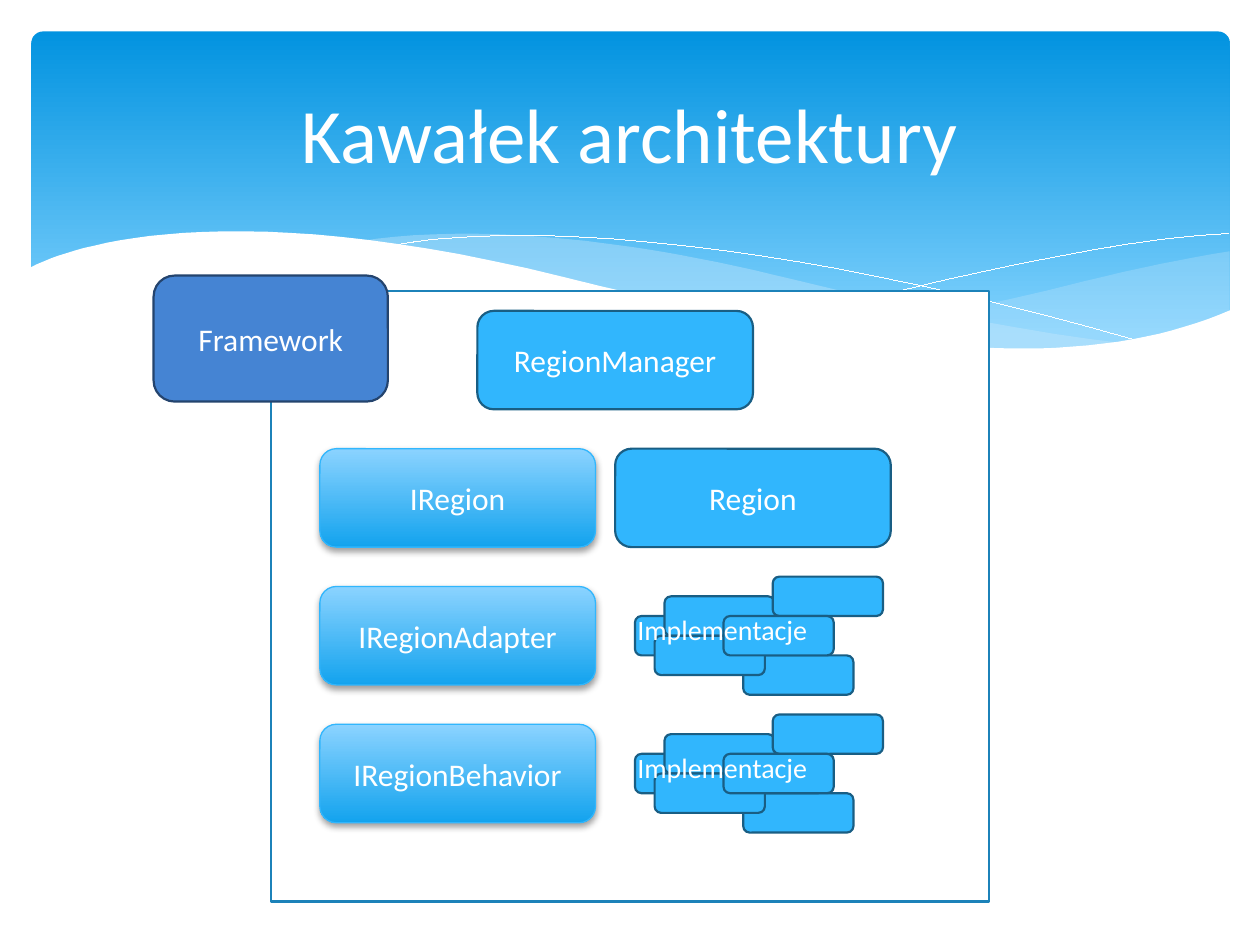
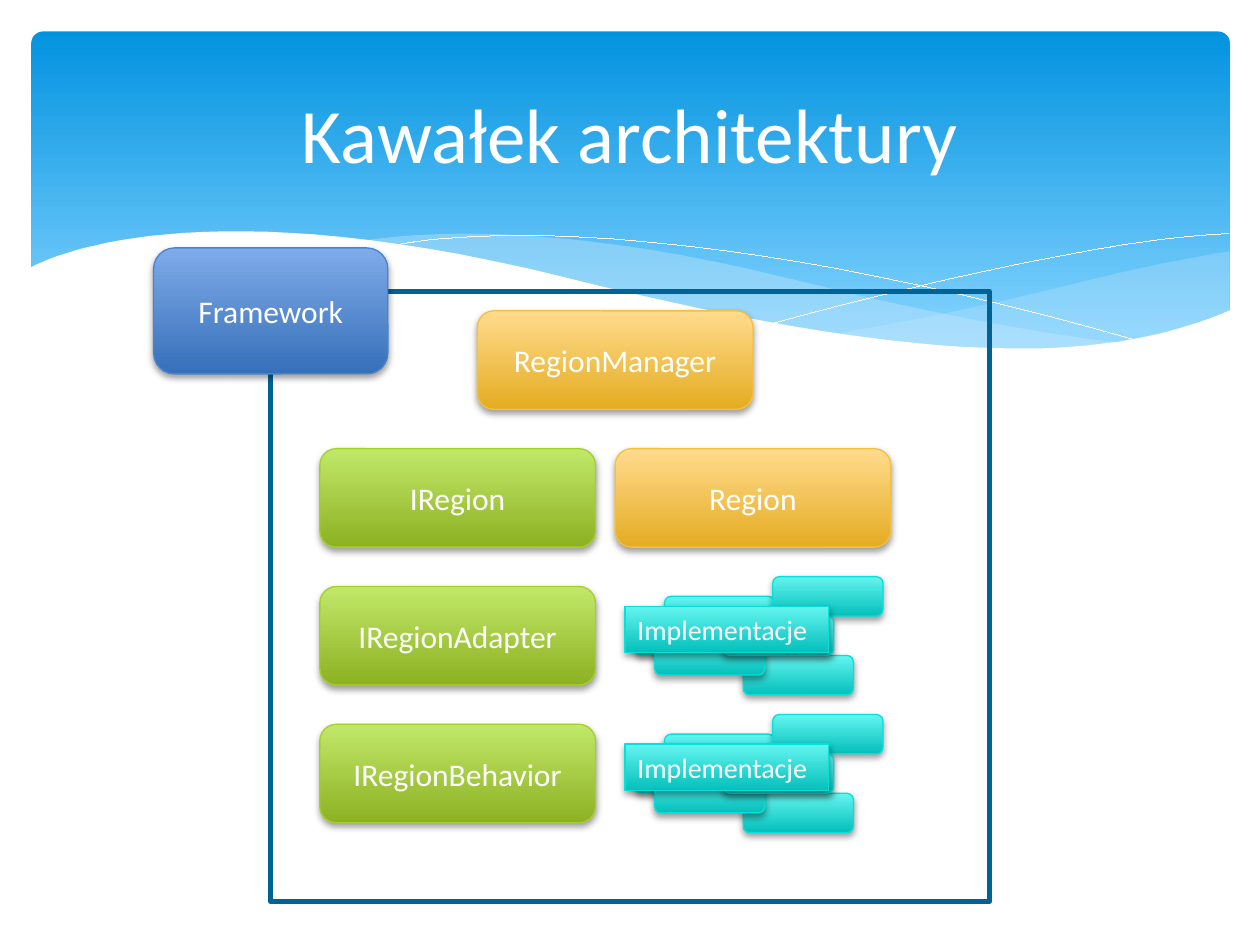
Before and after one commit to psla/Nomad, a slide deck: slide 58 of DiplomaSeminar/Presentation/Nomad.pptx (slide 56 before the commit). Drawn at 1260x945 pixels with LibreOffice and Linux fonts; fonts in the diff are those of the drawing. Boxes give left, top, right and bottom in pixels: in the first picture for what was removed or moved away, otherwise in the second. Text is boxed around its words. In the diff, an @@ line names an element or a change of style, - is before the commit and + after.

```diff
--- a/DiplomaSeminar/Presentation/Nomad.pptx
+++ b/DiplomaSeminar/Presentation/Nomad.pptx
@@ rounded rectangle "Framework": place and size @@
-rounded rectangle "Framework" at (154,276,388,402)
+rounded rectangle "Framework" at (154,248,388,374)
@@ rounded rectangle "Framework" at (154,248,388,374): fill #4584D3 to gradient #80ACEA to #3570BA; outline #24456E 1.25 pt to #4584D3 0.75 pt; shadow on @@
@@ rectangle at (271,291,989,901): fill #FFFFFF to none; outline #1C83B9 1.25 pt to #016296 3 pt @@
@@ rounded rectangle "RegionManager" at (478,311,753,410): fill #31B6FD to gradient #FFDB8E to #E6AD22; outline #195F84 1.25 pt to #F5C040 0.75 pt; shadow on @@
@@ rounded rectangle "Region" at (615,449,891,547): fill #31B6FD to gradient #FFDB8E to #E6AD22; outline #195F84 1.25 pt to #F5C040 0.75 pt; shadow on @@
@@ rectangle "Implementacje": place and size @@
-rectangle "Implementacje" at (637,617,807,647)
+rectangle "Implementacje" at (625,606,829,653)
@@ rectangle "Implementacje" at (625,606,829,653): fill none to gradient #65F5F1 to #04C0BB; outline none to #05E0DB 0.75 pt; shadow on @@
@@ fill gradient #8CD3FF to #14A2EF to gradient #C3E86A to #8DB222; outline #31B6FD 0.75 pt to #A5D028 0.75 pt in 3 elements at (320,449,596,547), (320,587,596,685), (320,724,596,823) @@
@@ rectangle "Implementacje": place and size @@
-rectangle "Implementacje" at (637,755,807,785)
+rectangle "Implementacje" at (625,745,829,791)
@@ rectangle "Implementacje" at (625,745,829,791): fill none to gradient #65F5F1 to #04C0BB; outline none to #05E0DB 0.75 pt; shadow on @@
@@ fill #31B6FD to gradient #65F5F1 to #04C0BB; outline #195F84 1.25 pt to #05E0DB 0.75 pt; shadow on in 12 elements at (635,616,746,655), (664,596,775,635), (772,577,883,616), (743,655,854,694), (655,636,766,675), (723,616,834,655), (635,753,746,793), (664,735,775,774), (772,714,883,753), (743,794,854,833), (655,774,766,813), (723,753,834,793) @@
```
Also in this commit, not shown: 21 other slides changed, 5 slides added, 4 slides removed, 3 other files.
